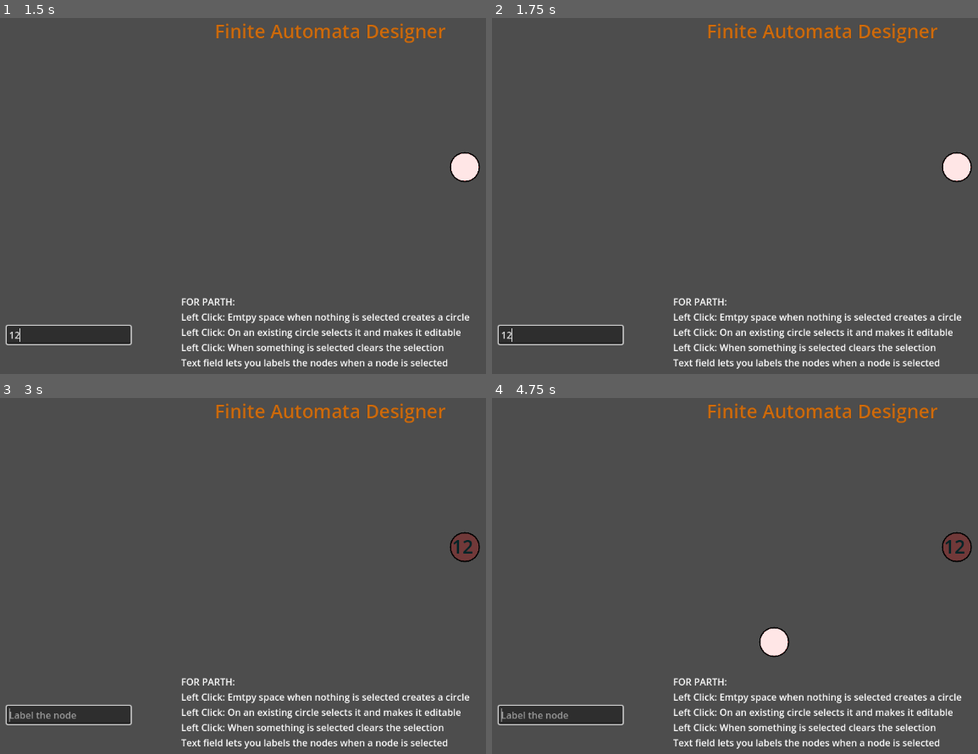
Above: before the commit, frames 1-4 (two rows, left to right).
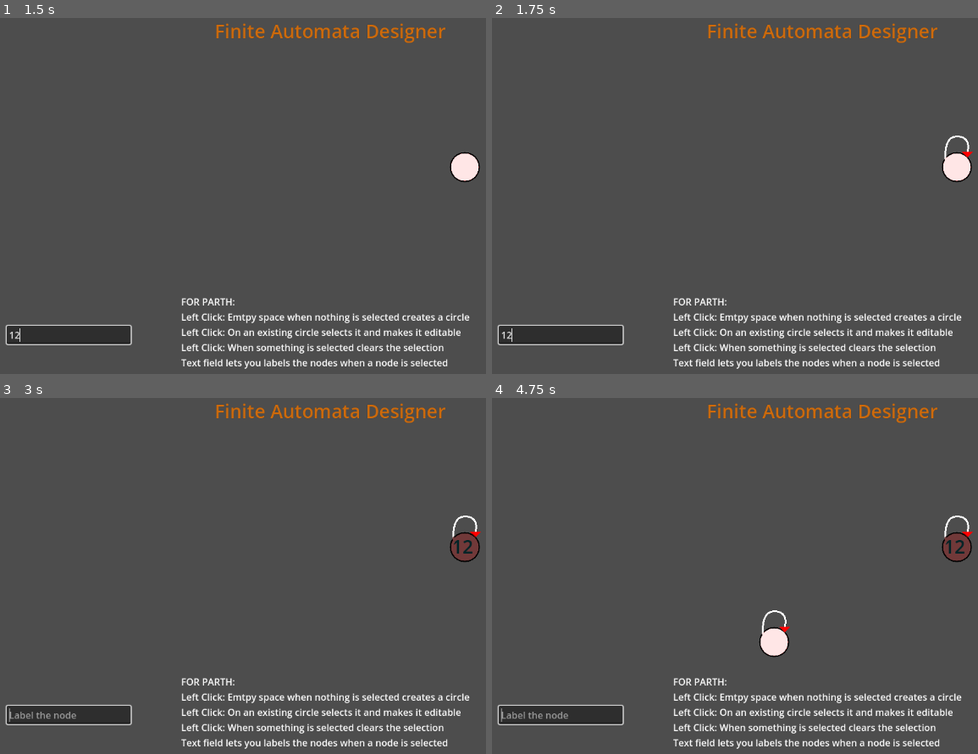
Above: after the commit, the same moments.

Repository: ParthP22/FiniteAutomataDesigner
Game: Godot game, scene res://main.tscn
Same seed, same stepped clock (60 frames per second), same inputs: the game is played once before the commit and once after it.
Inputs (mouse positions are in pixels of both pictures, inside the frame that each line leads up to):
- Up to frame 1 (1.5 s): click (68, 334) at 0.52 s; type "12" at 0.6 s; tap Enter at 1.25 s; move the mouse to (466, 167) at 1.27 s; press the mouse at (466, 167) at 1.28 s
- Up to frame 2 (1.75 s): tap Shift (shift_right_click) at 1.55 s
- Up to frame 3 (3 s): tap Space at 2 s; move the mouse to (466, 547) at 2.02 s; release the mouse at (466, 547) at 2.03 s; tap Shift (shift_right_click) at 2.1 s; click (466, 547) at 2.3 s; tap Enter at 2.75 s; move the mouse to (383, 483) at 2.77 s; press the mouse at (383, 483) at 2.78 s
- Up to frame 4 (4.75 s): tap Shift (shift_right_click) at 3.05, 3.6, 4.55 s; tap Space at 3.5 s; move the mouse to (773, 640) at 3.52 s; release the mouse at (773, 640) at 3.53 s; click (773, 640) at 3.8 s; tap Enter at 4.25 s; move the mouse to (773, 643) at 4.27 s; press the mouse at (773, 643) at 4.28 s

Frame 1 is identical in both runs. In frame 2, less than 0.1% of the frame differs, in the area x 93-99%, y 33-40%; in frame 3, less than 0.1%; in frame 4, 0.2%, in the area x 55-99%, y 33-67%.

Commit message:
State can point to self, all arrows require label now

Diff:
--- a/finite-automata-designer/arrow.gd
+++ b/finite-automata-designer/arrow.gd
@@ -7,21 +7,30 @@
 var arrow_head = Polygon2D.new()
 var arrow_shaft = Line2D.new()
 
+var semi_circle_points = Curve2D.new()
+var line_curve = Line2D.new()
+
 func _ready():
+	# Arrow to another node
 	add_child(arrow_shaft)
 	arrow_shaft.default_color = Color(1, 1, 1, 1)  # White color for visibility
-	arrow_shaft.width = 2
-
+	arrow_shaft.width = 3
 	add_child(arrow_head)
 	arrow_head.color = Color(1, 0, 0, 1)  # Red color for visibility
 
+	# Arrow to self
+	add_child(line_curve)
+	line_curve.default_color = Color(1, 1, 1, 1) # White
+	line_curve.width = 3
+
+
 func _process(delta):
 	if start_node and end_node and start_node == end_node:
-		update_arrow()
+		update_arrow_to_self()
 	elif start_node and end_node and start_node != end_node:
-		update_arrow()
+		update_arrow_to_another()
 
-func update_arrow():
+func update_arrow_to_another():
 	var start_pos = start_node.global_position
 	var end_pos = end_node.global_position
 	var distance = start_pos.distance_to(end_pos)
@@ -55,3 +64,21 @@
 
 	# Update arrowhead
 	arrow_head.polygon = PackedVector2Array([perp_start, adjusted_end, perp_end])
+
+func update_arrow_to_self():
+	var node_center = start_node.global_position
+	# Clear the previous points
+	semi_circle_points.clear_points()
+
+	semi_circle_points.add_point(Vector2(node_center.x - node_rad+8, node_center.y - node_rad + 20))
+	semi_circle_points.add_point(Vector2(node_center.x, node_center.y - (node_rad * 2)),
+				Vector2(-node_rad,0),
+				Vector2(node_rad,0))
+	semi_circle_points.add_point(Vector2(node_center.x + node_rad/2 + 5, node_center.y - node_rad))
+	line_curve.points = semi_circle_points.get_baked_points()
+
+	arrow_head.polygon = PackedVector2Array([
+		Vector2(node_center.x + node_rad/2 - 10 + 5, node_center.y - node_rad),
+		Vector2(node_center.x + node_rad/2 + 5, node_center.y - node_rad + 10),
+		Vector2(node_center.x + node_rad/2 + 10 + 5, node_center.y - node_rad)
+	])
--- a/finite-automata-designer/main.gd
+++ b/finite-automata-designer/main.gd
@@ -7,17 +7,10 @@
 # Called when the node enters the scene tree for the first time.
 func _ready():
 	_text_field = get_child(1).get_child(1)
-#
+
 # Called every frame. 'delta' is the elapsed time since the previous frame.
 func _process(delta):
 	pass
-
-func toggle_brightness():
-	if _selected_node != null:
-		if _selected_node.get_child(0).energy > 1 :
-			_selected_node.get_child(0).energy = 0.5
-		else:
-			_selected_node.get_child(0).energy = 2
 
 func _input(event):
 	if event.is_action_pressed("left_click"):
@@ -37,25 +30,34 @@
 		return results[0].collider
 	return null
 
+func toggle_brightness():
+	if _selected_node != null:
+		if _selected_node.get_child(0).energy > 1 :
+			_selected_node.get_child(0).energy = 0.5
+		else:
+			_selected_node.get_child(0).energy = 2
+
 func draw_node():
 	var node = return_ray_point_result()
+	# If you click the anything else with a collision don't draw the circle
 	if node is RigidBody2D and node.get_child(1) is LineEdit:
-		print("clicked on lineEdit")
+		print("clicked on an object that isn't state")
 		return
+	# If you click a state select it
 	elif node is RigidBody2D and node.get_child(0) is PointLight2D:
 		toggle_brightness()
 		_selected_node = node
 		toggle_brightness()
 		print("selection changed: ", _selected_node.name)
 		return
-	# ELSE PART
+	# If you already have a node selected, deselect it
 	if _selected_node != null:
 		print("deselected: ", _selected_node.name)
 		toggle_brightness()
 		_selected_node = null
 		return
+	# If no existing node was found and nothing was selected, create a new FA_Node
 	else:
-		# If no existing node was found and nothing was selected, create a new FA_Node
 		var temp = _preloaded_fa_node.instantiate()
 		temp.position = get_global_mouse_position()
 		_selected_node = temp
@@ -63,7 +65,9 @@
 		add_child(temp)
 		_all_nodes.append(_selected_node)
 
+# Draw a line between two states
 func connect_nodes():
+	# Check if anything is selected
 	if !_selected_node:
 		print("No node selected!")
 	else:
@@ -74,12 +78,16 @@
 			if !node.self_looping:
 				node.self_looping = true
 				node.add_to_outgoing(node)
+				var self_arrow = preload("res://Arrow.tscn").instantiate()
+				self_arrow.start_node = _selected_node
+				self_arrow.end_node = _selected_node
+				add_child(self_arrow)
 				print("making self loop")
 				return
 			else:
 				print("node already points to self")
 		# collision with another node
-		elif node != _selected_node:
+		elif node != _selected_node and node != null:
 			# points from _selected_node -> other_node
 			_selected_node.add_to_outgoing(node)
 			node.add_to_incoming(_selected_node)
@@ -87,10 +95,7 @@
 			arrow.start_node = _selected_node
 			arrow.end_node = node
 			add_child(arrow)
-
-			print("connected *funny little dance*")
 			return
-		print("hit nothing")
 
 
 func _on_line_edit_text_submitted(new_text):
